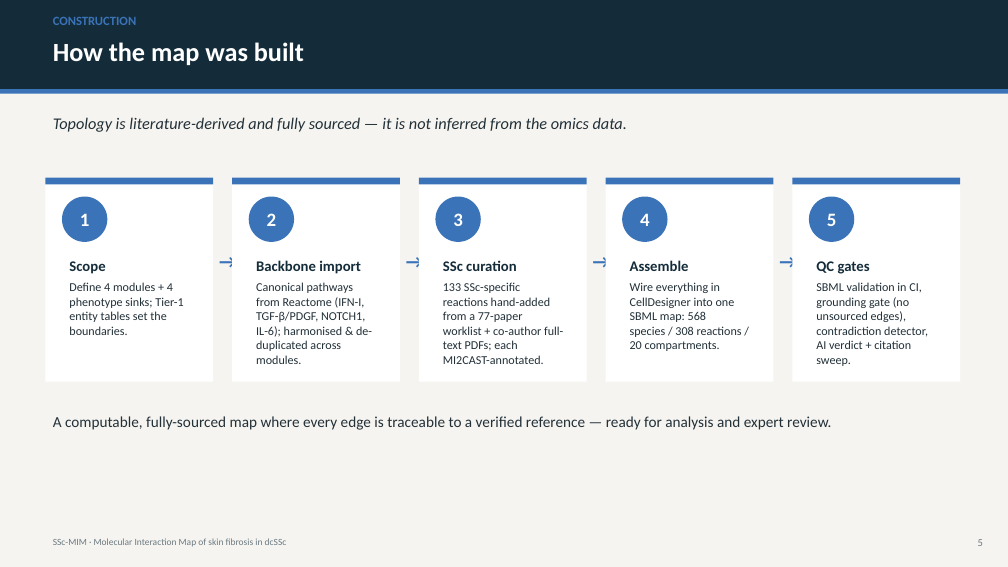
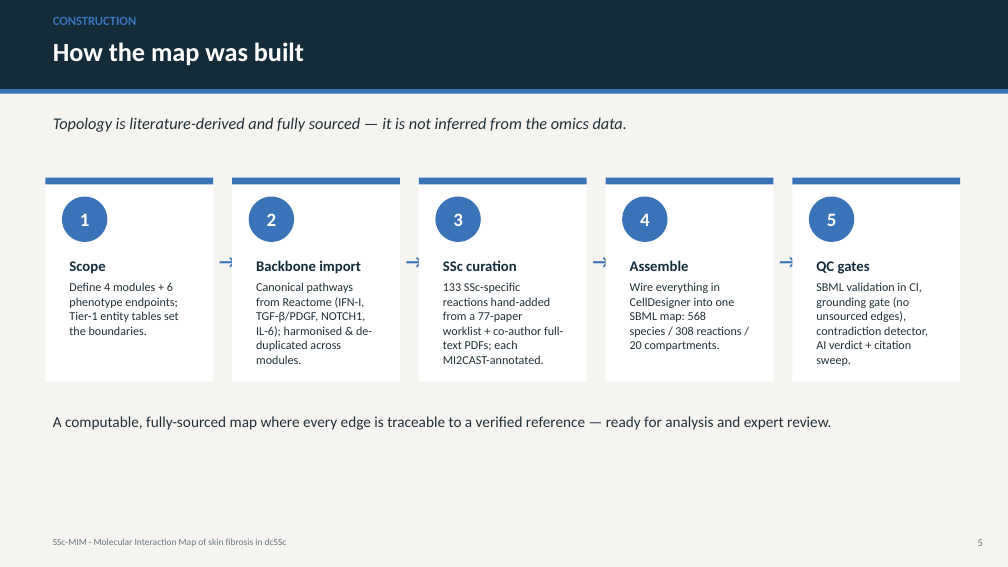
Before and after one commit to Nurtal/IDT_SSc_map, a slide deck: slide 5 of docs/SSc_MIM_presentation.pptx. Drawn at 1008x567 pixels with LibreOffice and Linux fonts; fonts in the diff are those of the drawing. Boxes give left, top, right and bottom in pixels: in the first picture for what was removed or moved away, otherwise in the second. Text is boxed around its words. In the diff, an @@ line names an element or a change of style, - is before the commit and + after.

```diff
--- a/docs/SSc_MIM_presentation.pptx
+++ b/docs/SSc_MIM_presentation.pptx
@@ text at box(69, 282, 179, 335): text changed @@
-Define 4 modules + 4 phenotype sinks; Tier-1 entity tables set the boundaries.
+Define 4 modules + 6 phenotype endpoints; Tier-1 entity tables set the boundaries.
```
Also in this commit, not shown: 2 other slides changed, 8 other files.
